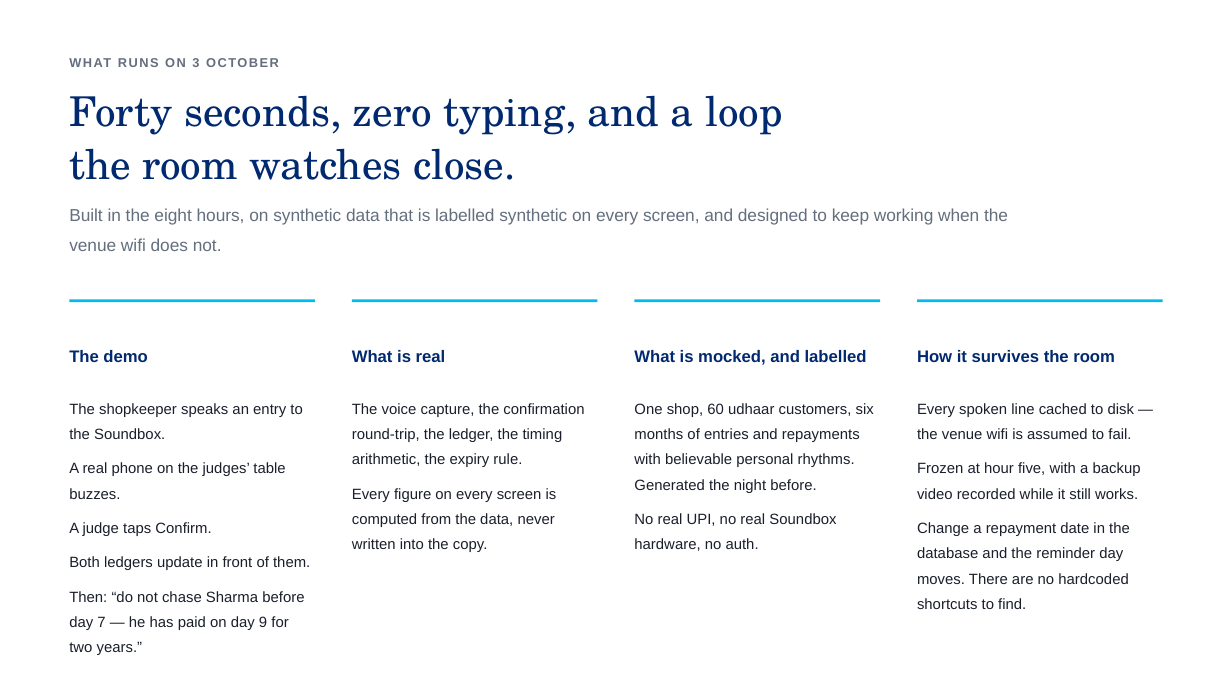
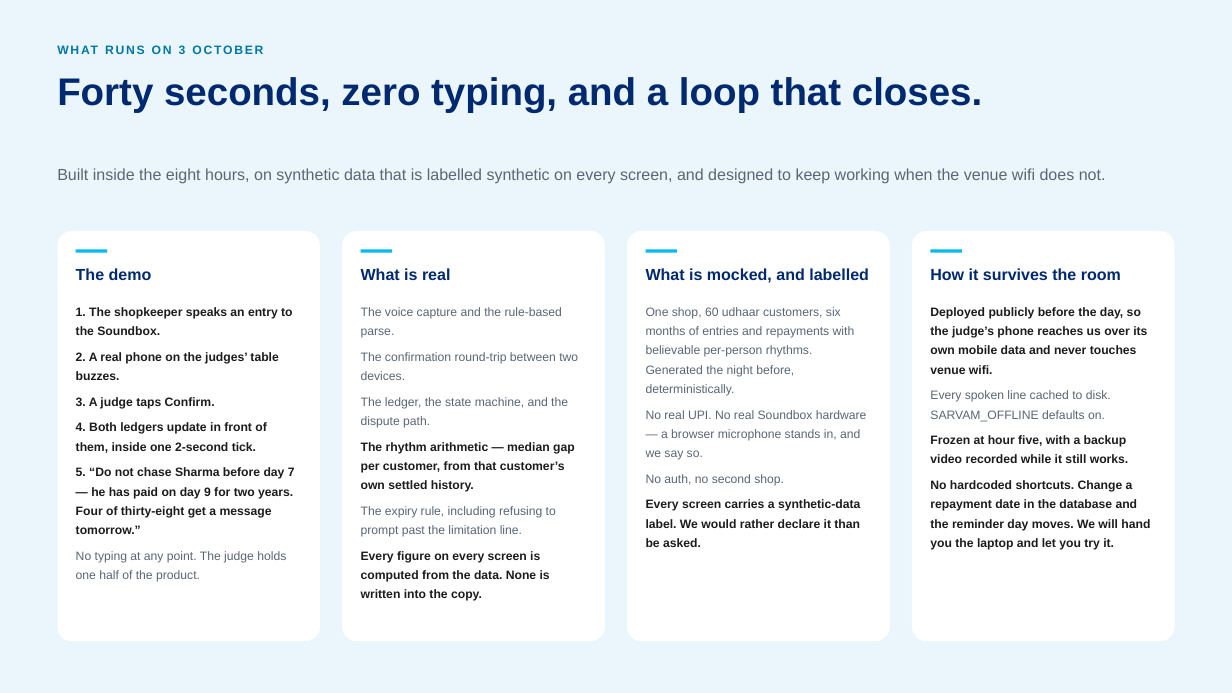
Before and after one commit to Uchiha-Itachi0/PAYTM-BAHI, a slide deck: slide 10 of docs/BAHI-Round1.pptx (slide 9 before the commit). Drawn at 1232x693 pixels with LibreOffice and Linux fonts; fonts in the diff are those of the drawing. Boxes give left, top, right and bottom in pixels: in the first picture for what was removed or moved away, otherwise in the second. Text is boxed around its words. In the diff, an @@ line names an element or a change of style, - is before the commit and + after.

```diff
--- a/docs/BAHI-Round1.pptx
+++ b/docs/BAHI-Round1.pptx
@@ rectangle added at <box>0,0,1232,693</box>, fill #EAF6FC @@
@@ text "WHAT RUNS ON 3 OCTOBER": place and size @@
-text "WHAT RUNS ON 3 OCTOBER" at <box>192,58,199,67</box>
+text "WHAT RUNS ON 3 OCTOBER" at <box>76,171,272,406</box>
@@ text "WHAT RUNS ON 3 OCTOBER" at <box>76,171,272,406</box>: size 10 to 9.5 pt, text colour #646E7E to #0077A8, letter spacing 1.2 to 1.4 pt; line spacing 1.4 to 1.34 @@
@@ text at <box>57,77,982,113</box>: text changed; size 32 to 30 pt; font TeX Gyre Schola to Arial; bold on @@
-Forty seconds, zero typing, and a loop
-the room watches close.
+Forty seconds, zero typing, and a loop that closes.
@@ text at <box>57,168,1106,184</box>: text changed; size 13.5 to 12.5 pt; text colour #646E7E to #5B6675 @@
-Built in the eight hours, on synthetic data that is labelled synthetic on every screen, and designed to keep working when the venue wifi does not.
+Built inside the eight hours, on synthetic data that is labelled synthetic on every screen, and designed to keep working when the venue wifi does not.
@@ rounded rectangle added at <box>57,231,320,641</box>, fill #FFFFFF @@
@@ rounded rectangle added at <box>342,231,604,641</box>, fill #FFFFFF @@
@@ rounded rectangle added at <box>628,231,890,641</box>, fill #FFFFFF @@
@@ rounded rectangle added at <box>912,231,1175,641</box>, fill #FFFFFF @@
@@ text "The demo": place and size @@
-text "The demo" at <box>69,350,147,362</box>
+text "The demo" at <box>76,268,152,280</box>
@@ rectangle added at <box>76,250,107,252</box>, fill #00BAF2 @@
@@ text "What is real": place and size @@
-text "What is real" at <box>352,350,446,362</box>
+text "What is real" at <box>361,268,450,280</box>
@@ rectangle added at <box>360,250,392,252</box>, fill #00BAF2 @@
@@ text "What is mocked, and labelled": place and size @@
-text "What is mocked, and labelled" at <box>634,350,867,365</box>
+text "What is mocked, and labelled" at <box>646,268,869,283</box>
@@ rectangle added at <box>646,250,677,252</box>, fill #00BAF2 @@
@@ size 13 to 12.5 pt; line spacing 1.18 to 1.14 in 4 elements at <box>646,268,869,283</box>, <box>361,268,450,280</box>, <box>76,268,152,280</box>, <box>930,268,1121,280</box> @@
@@ text "How it survives the room": place and size @@
-text "How it survives the room" at <box>917,350,1115,362</box>
+text "How it survives the room" at <box>930,268,1121,280</box>
@@ rectangle added at <box>931,250,962,252</box>, fill #00BAF2 @@
@@ rectangle removed at <box>69,299,315,302</box> @@
@@ rectangle removed at <box>352,299,598,302</box> @@
@@ rectangle removed at <box>635,299,881,302</box> @@
@@ rectangle removed at <box>917,299,1163,302</box> @@
@@ text "Deployed publicly before the day, ...": place and size @@
-text "Deployed publicly before the day, ..." at <box>917,403,1141,609</box>
+text "Deployed publicly before the day, ..." at <box>930,307,1150,550</box>
@@ text at <box>76,307,295,582</box>: text changed; size 11.6 to 9.5 pt; text colour #1A1F2B to #1C1C1C; bold on @@
-The shopkeeper speaks an entry to the Soundbox.
-A real phone on the judges’ table buzzes.
-A judge taps Confirm.
-Both ledgers update in front of them.
-Then: “do not chase Sharma before day 7 — he has paid on day 9 for two years.”
+1. The shopkeeper speaks an entry to the Soundbox.
+2. A real phone on the judges’ table buzzes.
+3. A judge taps Confirm.
+4. Both ledgers update in front of them, inside one 2-second tick.
+5. “Do not chase Sharma before day 7 — he has paid on day 9 for two years. Four of thirty-eight get a message tomorrow.”
+No typing at any point. The judge holds one half of the product.
@@ text at <box>361,307,578,601</box>: text changed; size 11.6 to 9.5 pt; text colour #1A1F2B to #5B6675 @@
-The voice capture, the confirmation round-trip, the ledger, the timing arithmetic, the expiry rule.
-Every figure on every screen is computed from the data, never written into the copy.
+The voice capture and the rule-based parse.
+The confirmation round-trip between two devices.
+The ledger, the state machine, and the dispute path.
+The rhythm arithmetic — median gap per customer, from that customer’s own settled history.
+The expiry rule, including refusing to prompt past the limitation line.
+Every figure on every screen is computed from the data. None is written into the copy.
@@ text at <box>646,307,867,547</box>: text changed; size 11.6 to 9.5 pt; text colour #1A1F2B to #5B6675 @@
-One shop, 60 udhaar customers, six months of entries and repayments with believable personal rhythms. Generated the night before.
-No real UPI, no real Soundbox hardware, no auth.
+One shop, 60 udhaar customers, six months of entries and repayments with believable per-person rhythms. Generated the night before, deterministically.
+No real UPI. No real Soundbox hardware — a browser microphone stands in, and we say so.
+No auth, no second shop.
+Every screen carries a synthetic-data label. We would rather declare it than be asked.
@@ text at <box>930,307,1147,422</box>: text changed; size 11.6 to 9.5 pt; text colour #1A1F2B to #1C1C1C; bold on @@
-Every spoken line cached to disk — the venue wifi is assumed to fail.
+Deployed publicly before the day, so the judge’s phone reaches us over its own mobile data and never touches venue wifi.
+Every spoken line cached to disk. SARVAM_OFFLINE defaults on.
@@ text at <box>930,435,1129,463</box>: size 11.6 to 9.5 pt, text colour #1A1F2B to #1C1C1C, bold on in "Frozen at hour five, with a backup ..."; line spacing 1.42 to 1.32; less space between paragraphs @@
@@ text at <box>930,480,1150,550</box>: text changed; size 11.6 to 9.5 pt; text colour #1A1F2B to #1C1C1C; bold on @@
-Change a repayment date in the database and the reminder day moves. There are no hardcoded shortcuts to find.
+No hardcoded shortcuts. Change a repayment date in the database and the reminder day moves. We will hand you the laptop and let you try it.
```
Also in this commit, not shown: 6 other slides changed, 3 slides added, 2 slides removed, 9 other files.
